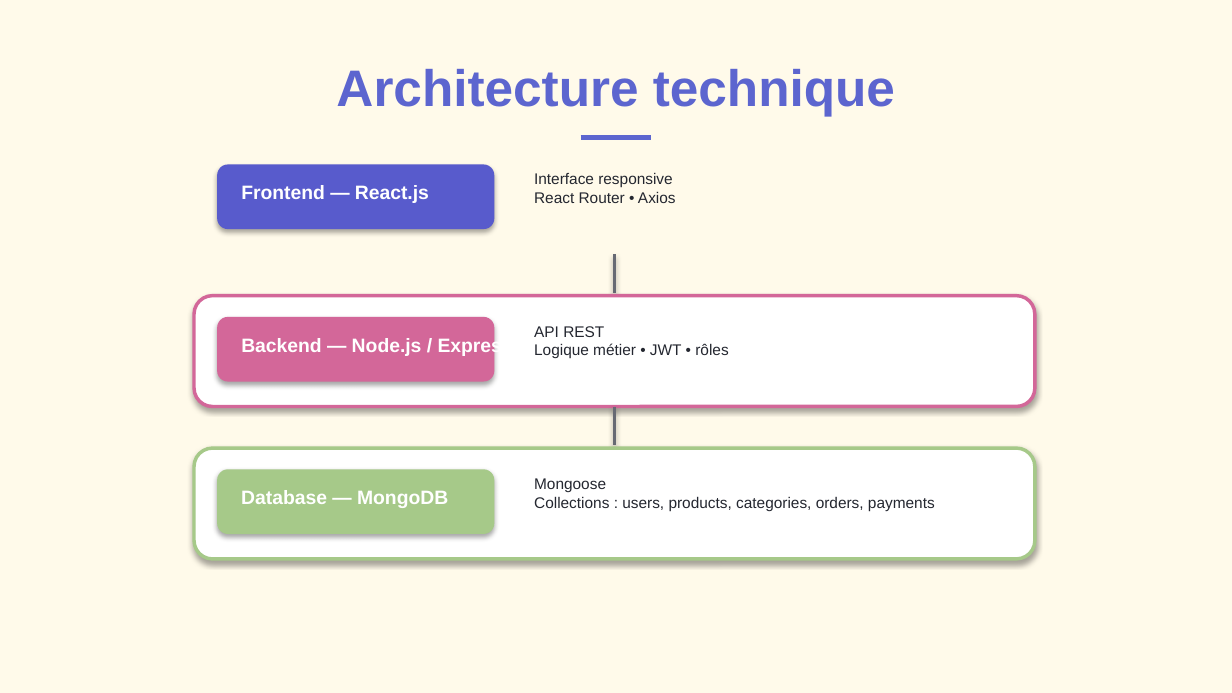
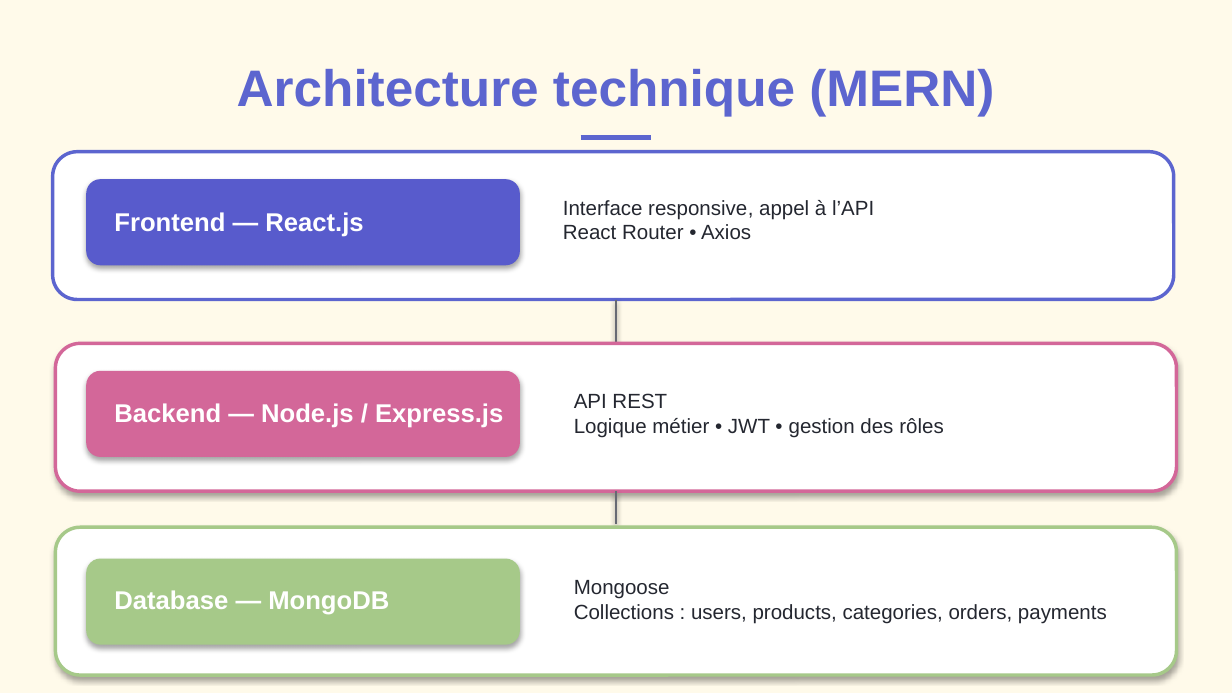
Before and after one commit to kerkazou/gestion_restauration_marhaba, a slide deck: slide 6 of Food-Delivery.pptx. Drawn at 1232x693 pixels with LibreOffice and Linux fonts; fonts in the diff are those of the drawing. Boxes give left, top, right and bottom in pixels: in the first picture for what was removed or moved away, otherwise in the second. Text is boxed around its words. In the diff, an @@ line names an element or a change of style, - is before the commit and + after.

Commit message:
fin de presentation

```diff
--- a/Food-Delivery.pptx
+++ b/Food-Delivery.pptx
@@ title at (237, 69, 994, 116): text changed @@
-Architecture technique
+Architecture technique (MERN)
@@ rounded rectangle added at (53, 152, 1174, 299), fill #FFFFFF, outline #5C65CF 2 pt @@
@@ rounded rectangle: place and size @@
-rounded rectangle at (217, 164, 494, 229)
+rounded rectangle at (86, 179, 520, 265)
@@ text "Frontend — React.js": place and size @@
-text "Frontend — React.js" at (241, 185, 429, 203)
+text "Frontend — React.js" at (114, 212, 363, 237)
@@ text at (563, 200, 874, 240): text changed; size 9 to 12 pt @@
-Interface responsive
-React Router • Axios
+Interface responsive, appel à l’API
+React Router • Axios
@@ line moved from (615, 254) - (615, 293) to (616, 299) - (616, 344) @@
@@ rounded rectangle: place and size @@
-rounded rectangle at (193, 296, 1035, 407)
+rounded rectangle at (55, 344, 1177, 492)
@@ rounded rectangle: place and size @@
-rounded rectangle at (217, 317, 494, 382)
+rounded rectangle at (86, 371, 520, 457)
@@ text "Backend — Node.js / Express.js": place and size @@
-text "Backend — Node.js / Express.js" at (241, 337, 535, 357)
+text "Backend — Node.js / Express.js" at (114, 403, 503, 428)
@@ text at (574, 393, 943, 438): text changed; size 9 to 12 pt @@
-API REST
-Logique métier • JWT • rôles
+API REST
+Logique métier • JWT • gestion des rôles
@@ line moved from (615, 407) - (615, 446) to (616, 492) - (616, 524) @@
@@ rounded rectangle: place and size @@
-rounded rectangle at (193, 448, 1035, 559)
+rounded rectangle at (55, 527, 1177, 675)
@@ rounded rectangle: place and size @@
-rounded rectangle at (217, 469, 494, 535)
+rounded rectangle at (86, 558, 520, 644)
@@ text "Mongoose Collections : users, products, ...": place and size @@
-text "Mongoose Collections : users, products, ..." at (534, 478, 935, 511)
+text "Mongoose Collections : users, products, ..." at (574, 580, 1107, 624)
@@ text "Mongoose Collections : users, products, ..." at (574, 580, 1107, 624): size 9 to 12 pt @@
@@ size 11.2 to 15 pt in 3 elements at (114, 212, 363, 237), (114, 403, 503, 428), (114, 590, 389, 615) @@
@@ text "Database — MongoDB": place and size @@
-text "Database — MongoDB" at (241, 490, 448, 508)
+text "Database — MongoDB" at (114, 590, 389, 615)
```
Also in this commit, not shown: 2 other slides changed, 2 slides added.
